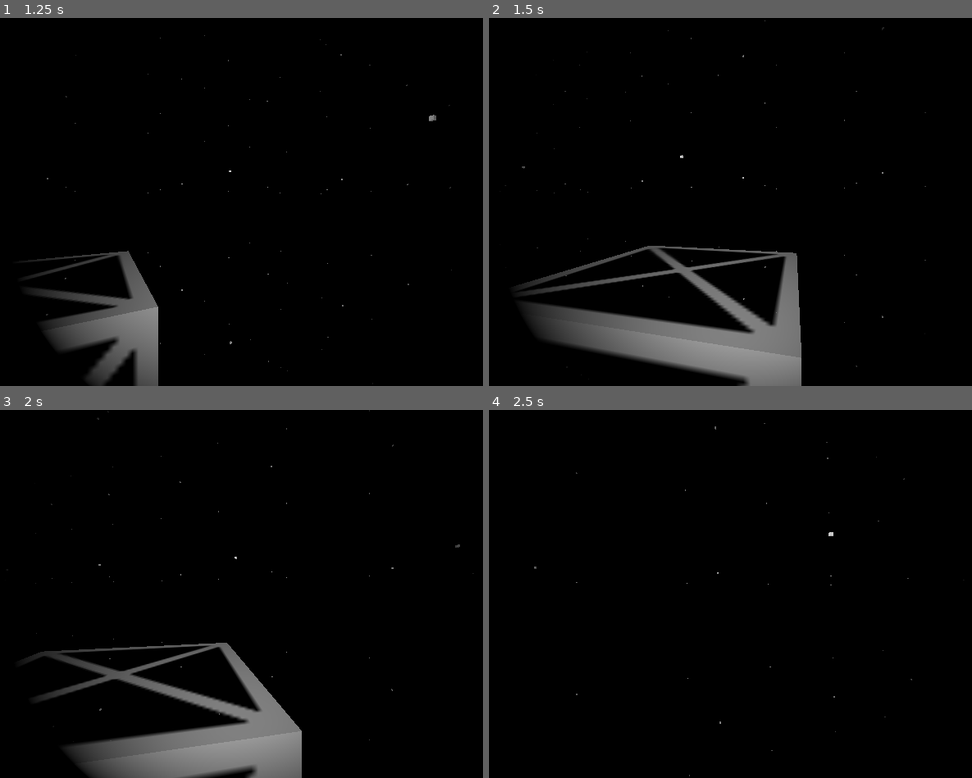
Above: before the commit, frames 1-4 (two rows, left to right).
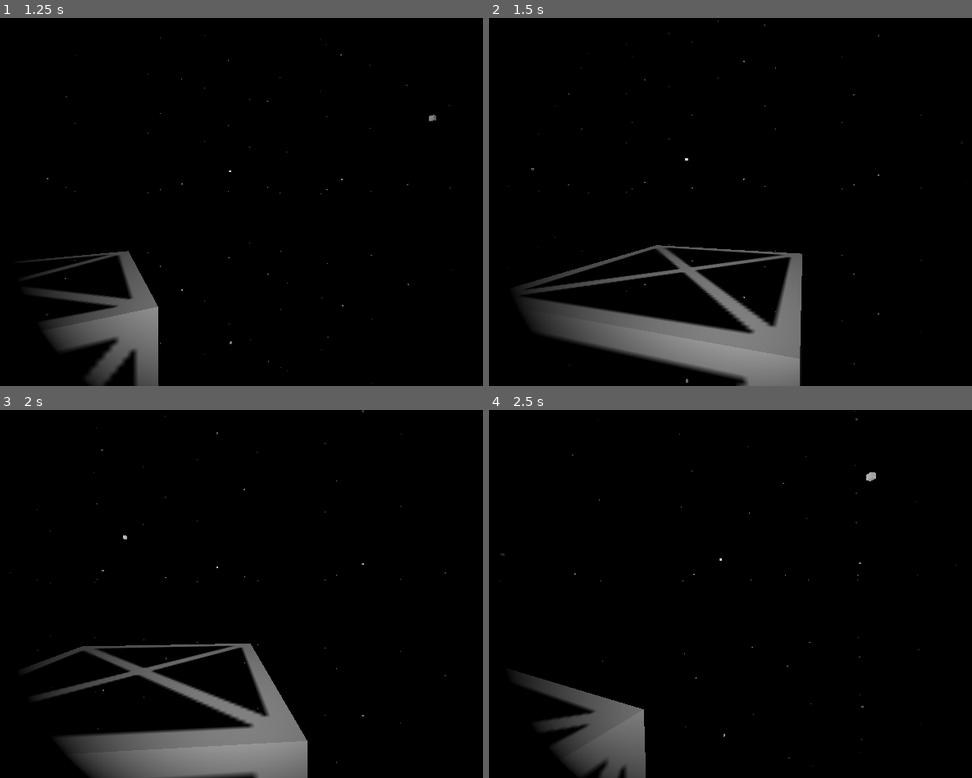
Above: after the commit, the same moments.

Repository: Griiimon/Cosmic-Constructors
Game: Godot game, scene res://game/game.tscn
Two runs of this game, one before a commit and one after it. Both use one fixed random seed, a clock stepped at 60 frames per second and the inputs below.
Inputs (mouse positions are in pixels of both pictures, inside the frame that each line leads up to):
- Up to frame 1 (1.25 s): tap Enter at 0.5 s; move the mouse to (280, 202) at 0.52 s; hold Shift (move_forward) from 0.53 s (still down)
- Up to frame 2 (1.5 s): keep holding Shift (move_forward); move the mouse to (696, 202) at 1.27 s
- Up to frame 3 (2 s): keep holding Shift (move_forward)
- Up to frame 4 (2.5 s): keep holding Shift (move_forward); move the mouse to (749, 586) at 2.02 s

Frame 1 is identical in both runs. In frame 2, 2.3% of the frame differs, in the area x 3-91%, y 0-100%; in frame 3, 4.3%, in the area x 2-99%, y 0-100%; in frame 4, 4.0%.

Commit message:
add block mass

Diff:
--- a/game/core/block/block.gd
+++ b/game/core/block/block.gd
@@ -2,6 +2,7 @@
 extends NamedResource
 
 @export var size: Vector3i= Vector3i.ONE
+@export var weight: float= 10.0
 @export var texture: Texture2D
 @export var material: StandardMaterial3D
 @export var scene: PackedScene
--- a/game/core/grid/block_grid.gd
+++ b/game/core/grid/block_grid.gd
@@ -16,6 +16,8 @@
 	coll_shape.position= pos
 	add_child(coll_shape)
 
+	mass+= block.weight
+
 
 func spawn_block(block: Block, pos: Vector3i):
 	var model: Node3D= block.get_model()
